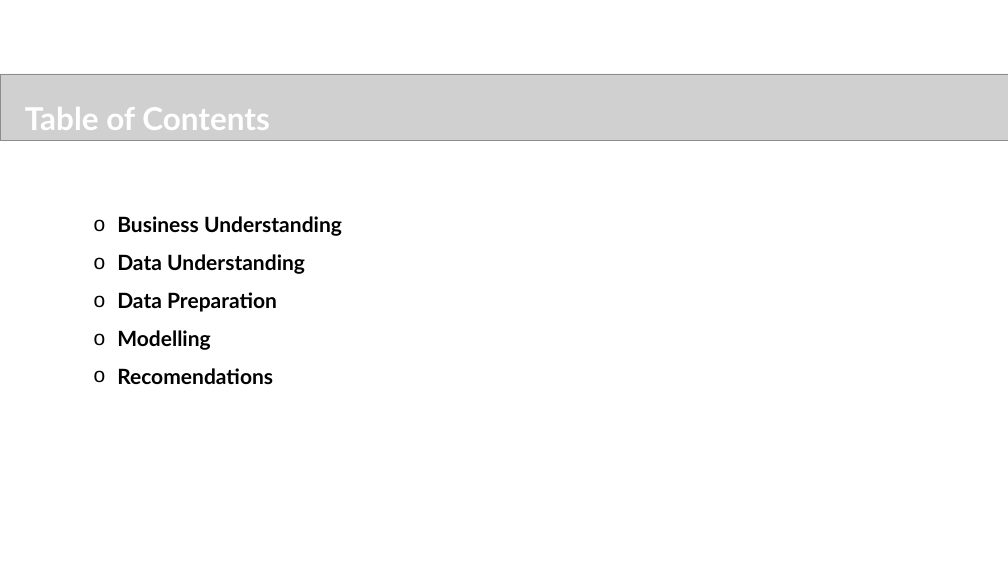
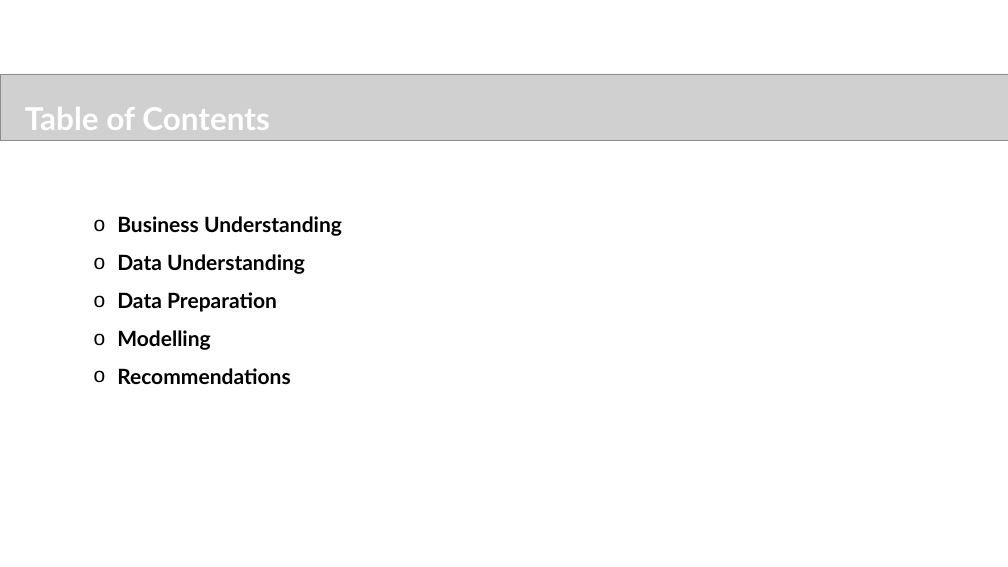
Before and after one commit to sureshballa/data-science-projects, a slide deck: slide 2 of Capstone Project/Ecommerce_Capstone_Project.pptx. Drawn at 1008x567 pixels with LibreOffice and Linux fonts; fonts in the diff are those of the drawing; grey boxes stand for pictures; background and template pictures are left out. Boxes give left, top, right and bottom in pixels: in the first picture for what was removed or moved away, otherwise in the second. Text is boxed around its words. In the diff, an @@ line names an element or a change of style, - is before the commit and + after.

```diff
--- a/Capstone Project/Ecommerce_Capstone_Project.pptx
+++ b/Capstone Project/Ecommerce_Capstone_Project.pptx
@@ text at (117, 368, 291, 384): text changed @@
-  o Recomendations
+  o Recommendations
```
Also in this commit, not shown: 9 other slides changed, 6 slides added, 2 slides removed.
